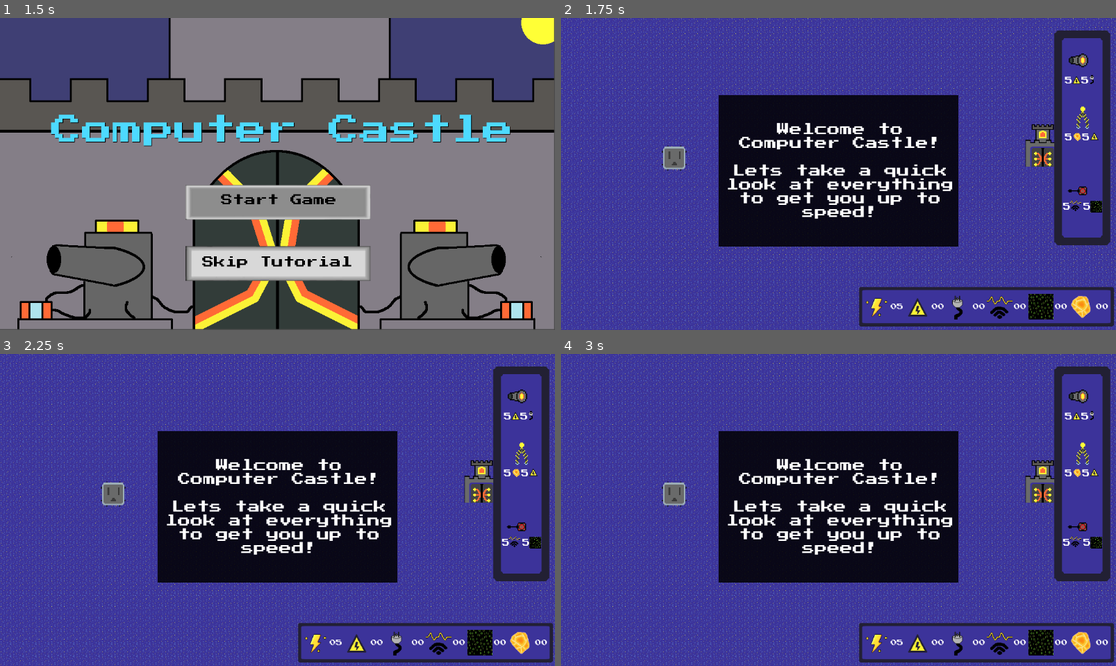
Above: before the commit, frames 1-4 (two rows, left to right).
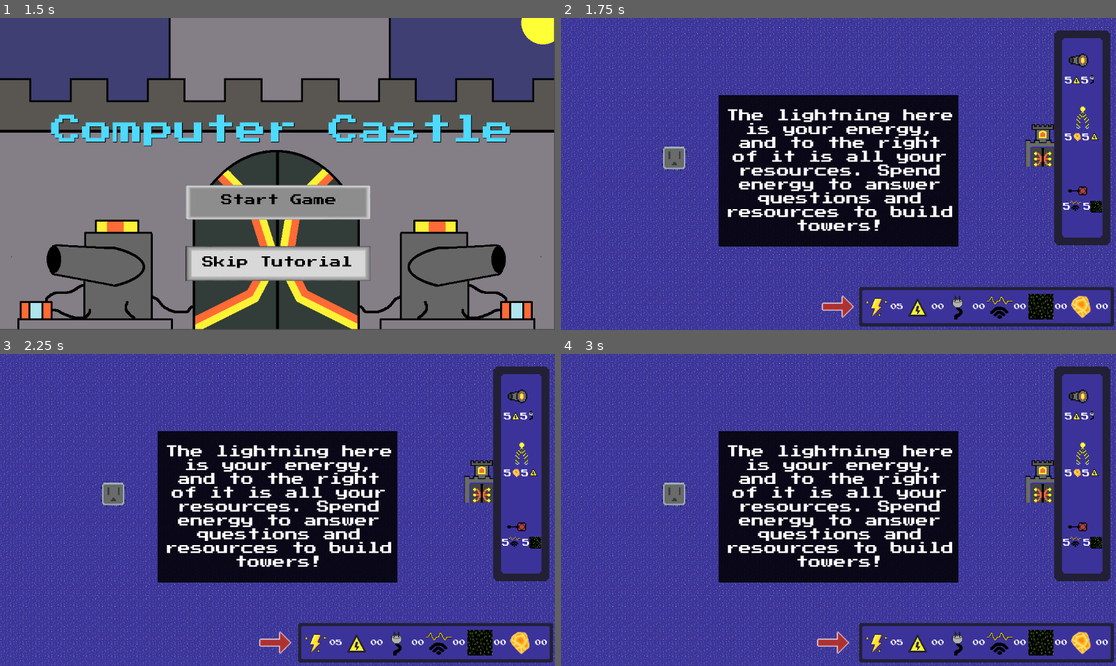
Above: after the commit, the same moments.

Repository: CalebJoines/Computer-Castle
Game: Godot game, scene res://Scenes/TitleScreen.tscn
Two runs of this game, one before a commit and one after it. Both use one fixed random seed, a clock stepped at 60 frames per second and the inputs below. Sound files missing from this copy of the repository are replaced by a short silence.
Inputs (mouse positions are in pixels of both pictures, inside the frame that each line leads up to):
- Up to frame 1 (1.5 s): tap Enter at 0.5 s; drag from (277, 202) to (333, 105) at 0.52 s; tap Space at 1.25 s; drag from (277, 264) to (249, 236) at 1.27 s
- Up to frame 2 (1.75 s): no input
- Up to frame 3 (2.25 s): click (521, 397) at 2 s
- Up to frame 4 (3 s): click (1082, 463) at 2.75 s

Frame 1 is identical in both runs. In frame 2, 5.5% of the frame differs, in the area x 30-71%, y 29-97%; in frame 3, 5.5%; in frame 4, 5.5%.

Commit message:
text update in tutorial

Diff:
--- a/computer-castle-/Scenes/Tutorial/towercutscene.tscn
+++ b/computer-castle-/Scenes/Tutorial/towercutscene.tscn
@@ -224,6 +224,7 @@
 
 [node name="1" type="Label" parent="Text" unique_id=485470575]
 unique_name_in_owner = true
+visible = false
 offset_left = 272.0
 offset_top = 128.0
 offset_right = 888.0
@@ -239,14 +240,13 @@
 
 [node name="2" type="Label" parent="Text" unique_id=796046926]
 unique_name_in_owner = true
-visible = false
 offset_left = 272.0
 offset_top = 128.0
 offset_right = 888.0
 offset_bottom = 512.0
 theme_override_fonts/font = ExtResource("13_j2nt2")
 theme_override_font_sizes/font_size = 32
-text = "These are your resources, used to buy towers to protect computer castle. Each one is associated with a question topic."
+text = "The lightning here is your energy, and to the right of it is all your resources. Spend energy to answer questions and resources to build towers!"
 horizontal_alignment = 1
 vertical_alignment = 1
 autowrap_mode = 2
@@ -258,7 +258,7 @@
 sprite_frames = SubResource("SpriteFrames_usqrk")
 animation = &"Point"
 autoplay = "Point"
-frame_progress = 0.10761075
+frame_progress = 0.6978141
 
 [node name="3" type="Label" parent="Text" unique_id=1218081199]
 unique_name_in_owner = true
@@ -281,7 +281,7 @@
 sprite_frames = SubResource("SpriteFrames_usqrk")
 animation = &"Point"
 autoplay = "Point"
-frame_progress = 0.371973
+frame_progress = 0.9621751
 
 [node name="4" type="Label" parent="Text" unique_id=398906555]
 unique_name_in_owner = true
@@ -303,7 +303,7 @@
 sprite_frames = SubResource("SpriteFrames_usqrk")
 animation = &"Point"
 autoplay = "Point"
-frame_progress = 0.27624238
+frame_progress = 0.8664177
 
 [node name="5" type="Label" parent="Text" unique_id=1298947068]
 unique_name_in_owner = true
@@ -314,7 +314,7 @@
 offset_bottom = 512.0
 theme_override_fonts/font = ExtResource("13_j2nt2")
 theme_override_font_sizes/font_size = 32
-text = "Great! Now let's go over how to gather more resources."
+text = "Great, but we need more resources than this to protect the castle. Lets go try answering a question!"
 horizontal_alignment = 1
 vertical_alignment = 1
 autowrap_mode = 2
